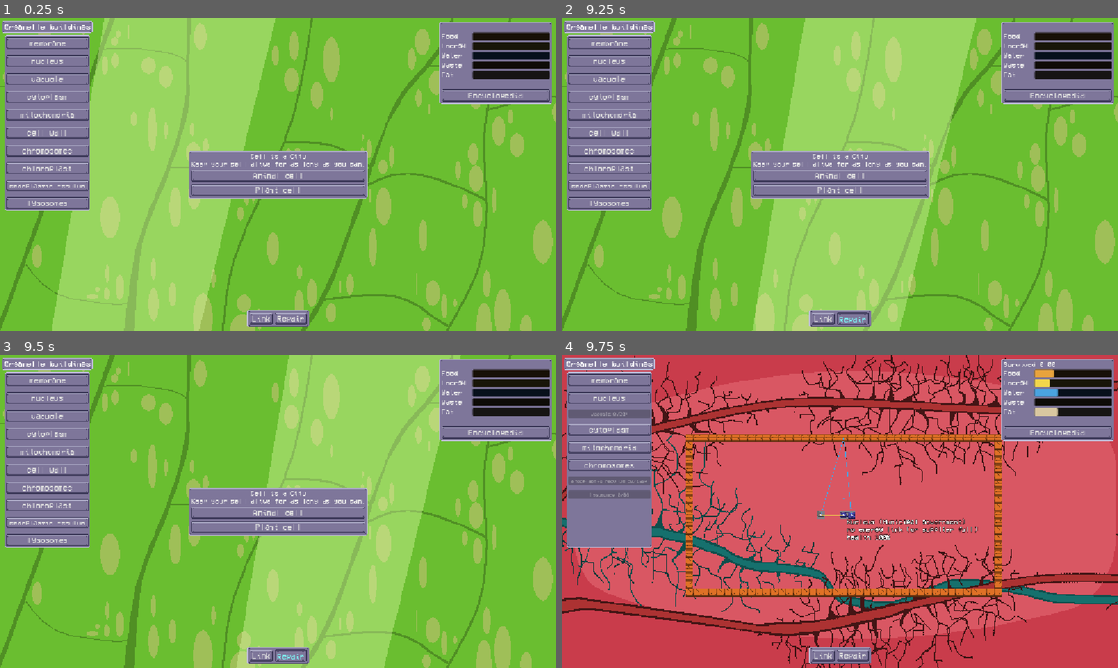
Above: before the commit, frames 1-4 (two rows, left to right).
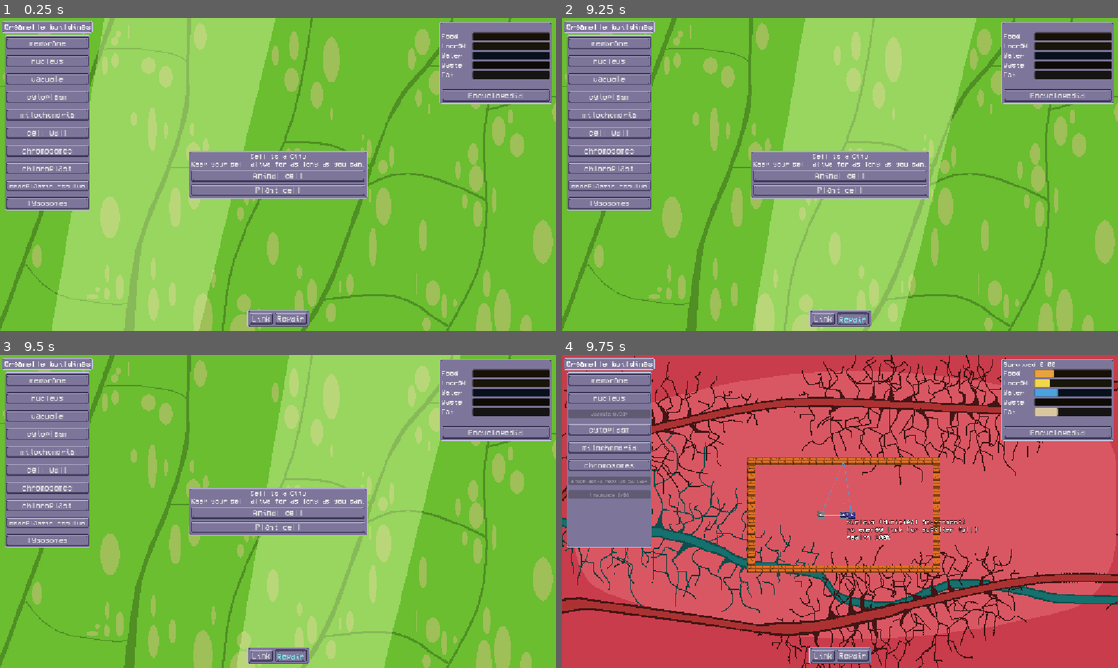
Above: after the commit, the same moments.

Repository: enderPudder/cellular-city
Game: Godot game, scene res://scene/cell Node2D.tscn
The game is run twice, just before and just after one commit, with the same random seed, the same clock (stepped at 60 frames per second) and the same inputs.
Inputs:
- Up to frame 1 (0.25 s): no input
- Up to frame 2 (9.25 s): click "membrane" at 0.5 s; click "cell wall" at 1.25 s; click "nucleus" at 2 s; click "vacuole" at 2.75 s; click "cytoplasm" at 3.5 s; click "mitochondria" at 4.25 s; click "chromosomes" at 5 s; click "chloroplast" at 5.75 s; click "endoplasmic reculum" at 6.5 s; click "lysosomes" at 7.25 s; click "Encyclopedia" at 8 s; click "Repair" at 8.75 s
- Up to frame 3 (9.5 s): no input
- Up to frame 4 (9.75 s): click "Animal cell" at 9.5 s

Frames 1-3 are identical in both runs. In frame 4, 6.6% of the frame differs, in the area x 22-80%, y 25-78%.

Commit message:
feat: Tab toggles palette and stats, smaller cell, rarer bacteria events
- open_buildings (Tab) shows/hides the buildings palette and stats tab; the
  stats tab pops up while a repair is pending and hides when resolved
- Cell shrinks from a 41x21 to a 25x15 tile ring (StarterLayout.HALF 12,7);
  animal membrane food output raised to keep income above the mitochondria
- First attack at 90s (was 45s), interval 90s down to 40s over 15 min (was
  40s down to 12s over 10 min), at most 4 hits per event (was 5)
- Tests and smoke test updated; smoke test covers the Tab toggle and pop-up

Co-Authored-By: Claude Sonnet 5.5 <noreply@anthropic.com>

Diff:
--- a/data/organelles/membrane.tres
+++ b/data/organelles/membrane.tres
@@ -11,7 +11,7 @@
 city_text = "City limits control what enters and exits a city, just like a membrane controls what enters and exits a cell."
 energy_use = 0.2
 water_output = 0.6
-food_output_animal = 0.25
+food_output_animal = 0.4
 needs_energy_link = false
 needs_water_link = false
 allowed_cell_types = PackedInt32Array(0, 1)
--- a/project.godot
+++ b/project.godot
@@ -47,6 +47,11 @@
 "events": [Object(InputEventMouseButton,"resource_local_to_scene":false,"resource_name":"","device":-1,"window_id":0,"a …(258 unchanged characters)…
 ]
 }
+open_buildings={
+"deadzone": 0.2,
+"events": [Object(InputEventKey,"resource_local_to_scene":false,"resource_name":"","device":-1,"window_id":0,"alt_pressed":false,"shift_pressed":false,"ctrl_pressed":false,"meta_pressed":false,"pressed":false,"keycode":0,"physical_keycode":4194306,"key_label":0,"unicode":0,"location":0,"echo":false,"script":null)
+]
+}
 
 [physics]
 
--- a/scripts/sim/difficulty_curve.gd
+++ b/scripts/sim/difficulty_curve.gd
@@ -1,13 +1,13 @@
 class_name DifficultyCurve extends Resource
 ## Every value that scales with survival time lives here, in seconds.
 
-@export var first_event_delay: float = 45.0
-@export var interval_start: float = 40.0
-@export var interval_floor: float = 12.0
-@export var interval_ramp_seconds: float = 600.0
+@export var first_event_delay: float = 90.0
+@export var interval_start: float = 90.0
+@export var interval_floor: float = 40.0
+@export var interval_ramp_seconds: float = 900.0
 @export var size_start: int = 1
-@export var size_max: int = 5
-@export var size_ramp_seconds: float = 900.0
+@export var size_max: int = 4
+@export var size_ramp_seconds: float = 1200.0
 @export var repair_start: float = 60.0
 @export var repair_floor: float = 20.0
 @export var repair_ramp_seconds: float = 600.0
--- a/scripts/sim/starter_layout.gd
+++ b/scripts/sim/starter_layout.gd
@@ -2,7 +2,8 @@
 ## The pre-built cell a run starts with: a membrane ring (plus a wall ring for
 ## plants) and a pre-wired nucleus, chromosomes and mitochondria.
 
-const HALF := Vector2i(20, 10)
+## Half-size of the membrane ring in tiles (the cell is 2*HALF+1 tiles across).
+const HALF := Vector2i(12, 7)
 
 
 static func ring(half: Vector2i) -> Array[Vector2i]:
--- a/scripts/ui/hud.gd
+++ b/scripts/ui/hud.gd
@@ -11,6 +11,9 @@
 var _time := Label.new()
 var _alerts := Label.new()
 var _tip := Label.new()
+var _palette: Control
+var _stats: PanelContainer
+var _panels_shown := true  # toggled by open_buildings; an attack overrides it for the stats tab
 
 
 func setup(game: CellGame) -> void:
@@ -20,6 +23,8 @@
 	panel.grow_horizontal = Control.GROW_DIRECTION_BEGIN
 	panel.theme = MetalUi.theme()
 	add_child(panel)
+	_stats = panel
+	_palette = game.get_node_or_null("organell buttons and stuff") as Control
 	var box := VBoxContainer.new()
 	panel.add_child(box)
 	box.add_child(_time)
@@ -50,6 +55,22 @@
 	game.run_started.connect(_refresh)
 
 
+func _input(event: InputEvent) -> void:
+	if event.is_action_pressed("open_buildings"):
+		_panels_shown = not _panels_shown
+		_update_panels()
+		get_viewport().set_input_as_handled()
+
+
+## open_buildings shows/hides the buildings palette and the stats tab together.
+## The stats tab also pops up while any repair is pending, then hides again.
+func _update_panels() -> void:
+	if _palette != null:
+		_palette.visible = _panels_shown
+	var under_attack := _game.director != null and not _game.director.timers.is_empty()
+	_stats.visible = _panels_shown or under_attack
+
+
 func _refresh() -> void:
 	var sim := _game.sim
 	var caps := sim.capacities()
@@ -63,6 +84,7 @@
 	for t in _game.director.timers:
 		lines.append("%s: %ds left" % [t["label"], ceili(t["remaining"])])
 	_alerts.text = "\n".join(lines)
+	_update_panels()
 
 
 func _process(_delta: float) -> void:
--- a/tests/test_director.gd
+++ b/tests/test_director.gd
@@ -32,15 +32,15 @@
 
 func test_curve_values_ramp_and_clamp() -> void:
 	var c := DifficultyCurve.new()
-	_near(c.event_interval(0.0), 40.0)
-	_near(c.event_interval(600.0), 12.0)
-	_near(c.event_interval(99999.0), 12.0)
+	_near(c.event_interval(0.0), 90.0)
+	_near(c.event_interval(900.0), 40.0)
+	_near(c.event_interval(99999.0), 40.0)
+	_near(c.first_event_delay, 90.0)
 	_near(c.repair_window(0.0), 60.0)
 	_near(c.repair_window(600.0), 20.0)
 	_near(c.repair_window(99999.0), 20.0)
 	assert_eq(c.event_size(0.0), 1)
-	assert_eq(c.event_size(450.0), 3)
-	assert_eq(c.event_size(99999.0), 5)
+	assert_eq(c.event_size(99999.0), 4)
 	_near(c.decay_multiplier(0.0), 1.0)
 	_near(c.decay_multiplier(900.0), 2.0)
 
--- a/tests/test_starter.gd
+++ b/tests/test_starter.gd
@@ -26,25 +26,25 @@
 
 func test_ring_has_the_expected_tile_count_and_no_duplicates() -> void:
 	var cells := StarterLayout.ring(StarterLayout.HALF)
-	assert_eq(cells.size(), 120)
+	assert_eq(cells.size(), 76)
 	var unique := {}
 	for c in cells:
 		unique[c] = true
-	assert_eq(unique.size(), 120)
+	assert_eq(unique.size(), 76)
 
 
 func test_in_bounds() -> void:
 	assert_true(StarterLayout.in_bounds(Vector2i(0, 0), ANIMAL))
-	assert_true(StarterLayout.in_bounds(Vector2i(20, 10), ANIMAL))
-	assert_false(StarterLayout.in_bounds(Vector2i(21, 0), ANIMAL))
-	assert_true(StarterLayout.in_bounds(Vector2i(21, 11), PLANT))
-	assert_false(StarterLayout.in_bounds(Vector2i(22, 0), PLANT))
-	assert_false(StarterLayout.in_bounds(Vector2i(0, -12), PLANT))
+	assert_true(StarterLayout.in_bounds(Vector2i(12, 7), ANIMAL))
+	assert_false(StarterLayout.in_bounds(Vector2i(13, 0), ANIMAL))
+	assert_true(StarterLayout.in_bounds(Vector2i(13, 8), PLANT))
+	assert_false(StarterLayout.in_bounds(Vector2i(14, 0), PLANT))
+	assert_false(StarterLayout.in_bounds(Vector2i(0, -9), PLANT))
 
 
 func test_animal_layout_contents() -> void:
 	var s := _built(ANIMAL)
-	assert_eq(_count(s, "membrane"), 120)
+	assert_eq(_count(s, "membrane"), 76)
 	assert_eq(_count(s, "cell_wall"), 0)
 	assert_eq(_count(s, "nucleus"), 1)
 	assert_eq(_count(s, "chromosomes"), 1)
@@ -54,7 +54,7 @@
 
 func test_plant_layout_adds_wall_and_chloroplast() -> void:
 	var s := _built(PLANT)
-	assert_eq(_count(s, "cell_wall"), 128)
+	assert_eq(_count(s, "cell_wall"), 84)
 	assert_eq(_count(s, "chloroplast"), 1)
 
 
--- a/tools/generate_organelle_defs.gd
+++ b/tools/generate_organelle_defs.gd
@@ -27,7 +27,7 @@
 			"id": "membrane", "display_name": "Membrane", "city_name": "City limits",
 			"function_text": "A semi-permeable layer that controls what enters and exits the cell. It collects water, and in animal cells it absorbs food.",
 			"city_text": "City limits control what enters and exits a city, just like a membrane controls what enters and exits a cell.",
-			"energy_use": 0.2, "water_output": 0.6, "food_output_animal": 0.25,
+			"energy_use": 0.2, "water_output": 0.6, "food_output_animal": 0.4,
 			"needs_energy_link": false, "needs_water_link": false,
 			"decay_per_second": 0.1, "repair_energy_cost": 0.5, "atlas_tile": Vector2i(2, 0),
 		},
--- a/tools/screenshot.gd
+++ b/tools/screenshot.gd
@@ -19,7 +19,7 @@
 	game.try_place("vacuole", Vector2i(-6, 3))
 	var vac = game.uid_at(Vector2i(-6, 3))
 	game.sim.add_link(vac, game.uid_at(Vector2i(-3, 0)))
-	game.sim.add_link(vac, game.uid_at(Vector2i(0, -10)))
+	game.sim.add_link(vac, game.uid_at(Vector2i(0, -7)))
 	game._on_tick()
 	for c in game.get_children():
 		if c.get_script() != null and c.get_script().get_global_name() in ([&"StartScreen"] if OS.get_cmdline_user_args().has("dialogs") else [&"InfoCard", &"StartScreen"]):
--- a/tools/smoke_game.gd
+++ b/tools/smoke_game.gd
@@ -34,9 +34,9 @@
 	game.start_run(animal)
 	await process_frame
 	_check(game.running, tag + ": running after start_run")
-	_check(_tiles(game, "membrane") == 120, tag + ": membrane tiles mirrored, got %d" % _tiles(game, "membrane"))
+	_check(_tiles(game, "membrane") == 76, tag + ": membrane tiles mirrored, got %d" % _tiles(game, "membrane"))
 	_check(_tiles(game, "nucleus") == 1, tag + ": nucleus tile")
-	_check(_tiles(game, "cell wall") == (128 if not animal else 0), tag + ": cell wall tiles, got %d" % _tiles(game, "cell wall"))
+	_check(_tiles(game, "cell wall") == (84 if not animal else 0), tag + ": cell wall tiles, got %d" % _tiles(game, "cell wall"))
 	for i in 5:
 		game._on_tick()
 	_check(not game.sim.is_lost, tag + ": alive after 5 ticks")
@@ -51,7 +51,7 @@
 	_check(game.try_place("vacuole", Vector2i(60, 2)) == "outside_cell", tag + ": outside refused")
 	var vac = game.uid_at(Vector2i(-5, 2))
 	var mito = game.uid_at(Vector2i(-3, 0))
-	var anchor = game.uid_at(Vector2i(0, -10))
+	var anchor = game.uid_at(Vector2i(0, -7))
 	_check(game.sim.add_link(vac, mito), tag + ": energy link")
 	_check(game.sim.add_link(vac, anchor), tag + ": water link")
 	game._on_tick()
@@ -109,6 +109,27 @@
 	Input.action_release("click")
 	_check(game.sim.organelles[game.uid_at(Vector2i(0, 0))].health == 100.0, tag + ": repair tool restores health")
 	game.tool = ""
+	# open_buildings toggles the palette and stats; an attack pops the stats back up
+	var hud = null
+	for c in game.get_children():
+		if c.get_script() != null and c.get_script().get_global_name() == &"Hud":
+			hud = c
+	var palette = game.get_node("organell buttons and stuff")
+	var stats = hud.get_child(0)
+	_check(palette.visible and stats.visible, tag + ": panels visible at start")
+	hud._input(_action("open_buildings"))
+	_check(not palette.visible and not stats.visible, tag + ": open_buildings hides palette and stats")
+	game.director.bacteria_chance = 1.0
+	game.director._time_to_event = 0.0
+	game._on_tick()
+	_check(not game.director.timers.is_empty(), tag + ": a bacteria event started")
+	_check(stats.visible and not palette.visible, tag + ": attack pops the stats tab up, palette stays hidden")
+	for t in game.director.timers.duplicate():
+		game.sim.repair(t["uid"])
+	game._on_tick()
+	_check(game.director.timers.is_empty() and not stats.visible, tag + ": stats tab hides again once resolved")
+	hud._input(_action("open_buildings"))
+	_check(palette.visible and stats.visible, tag + ": open_buildings shows both again")
 	# plant-only organelles are refused for animals
 	if animal:
 		_check(game.try_place("chloroplast", Vector2i(5, 2)) in ["wrong_cell_type", "locked"], tag + ": chloroplast refused")
@@ -126,3 +147,10 @@
 	ev.button_index = MOUSE_BUTTON_LEFT
 	ev.pressed = pressed
 	return ev
+
+
+func _action(name: String) -> InputEventAction:
+	var ev := InputEventAction.new()
+	ev.action = name
+	ev.pressed = true
+	return ev
Not shown, changed: CLAUDE.md
